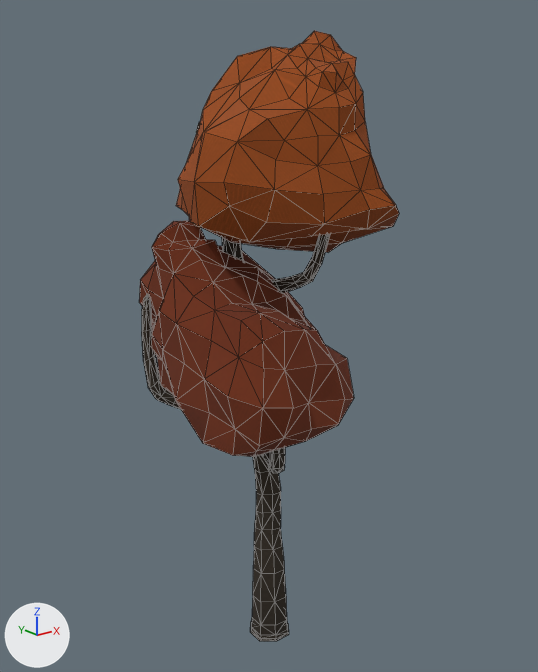
What one commit did to the glTF model public/assets/models/circuits/kits/autumn-tree.glb.
Before and after are seen from a 50 mm camera at (-6.05, -7.83, 8.05) aimed at (0.22, 0.01, 4.92). The axes (+X, +Y, +Z) are drawn at lower left. The lights are the same throughout. The older version comes first. Mesh edges are drawn as thin lines. Vertices at exactly the same position are counted once.

Objects in the first picture: 'autumn-tree-canopy-lobe-1', 'autumn-tree-canopy-lobe-2', 'autumn-tree-trunk-and-branches'.
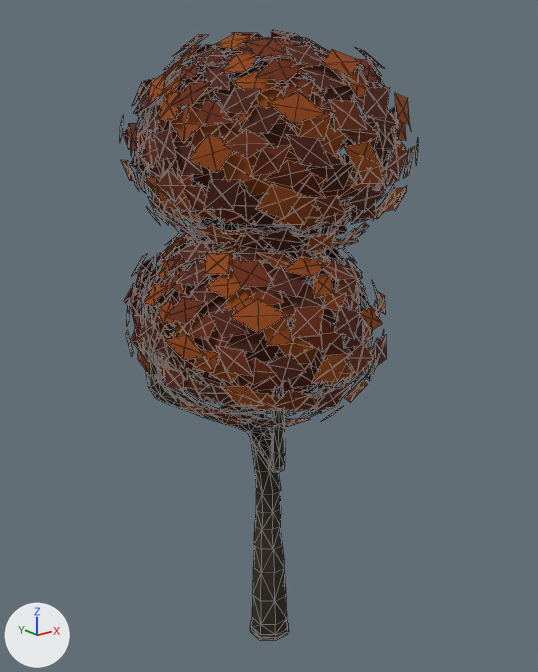
Pixel boxes (x1, y1, x2, y2) of what changed, in the pictures (538 x 672 px):
'autumn-tree-leaf-envelope-2', added (brown)
    after: (120, 30, 418, 256)
    faces in mat_round_two_autumn_tree_leaf_cluster_1: (121, 30, 418, 252)
    faces in mat_round_two_autumn_tree_leaf_cluster_2: (120, 36, 418, 256)
    faces in mat_round_two_autumn_tree_leaf_cluster_0: (123, 30, 411, 250)
'autumn-tree-leaf-envelope-1', added (brown)
    after: (124, 217, 387, 428)
    faces in mat_round_two_autumn_tree_leaf_cluster_0: (124, 224, 386, 425)
    faces in mat_round_two_autumn_tree_leaf_cluster_1: (131, 221, 384, 426)
    faces in mat_round_two_autumn_tree_leaf_cluster_2: (127, 217, 387, 428)
'autumn-tree-canopy-lobe-2', rescaled (mostly hidden afterwards)
    before: (176, 31, 399, 252)
    after: (198, 77, 359, 209)
'autumn-tree-canopy-lobe-1', rescaled (mostly hidden afterwards)
    before: (139, 221, 354, 457)
    after: (170, 258, 323, 406)

Patch to the scene script:
```diff
--- a/public/assets/models/circuits/kits/autumn-tree.glb.py
+++ b/public/assets/models/circuits/kits/autumn-tree.glb.py
@@ mat_round_two_autumn_tree_leaf_cluster_0 @@
+mat_round_two_autumn_tree_leaf_cluster_0 = bpy.data.materials.new('round-two-autumn-tree-leaf-cluster-0')
+# uses the picture img_round_two_autumn_tree_leaf_cluster_0_baked_surface
@@ mat_round_two_autumn_tree_leaf_cluster_2 @@
+mat_round_two_autumn_tree_leaf_cluster_2 = bpy.data.materials.new('round-two-autumn-tree-leaf-cluster-2')
+# uses the picture img_round_two_autumn_tree_leaf_cluster_2_baked_surface
@@ mat_round_two_autumn_tree_leaf_cluster_1 @@
+mat_round_two_autumn_tree_leaf_cluster_1 = bpy.data.materials.new('round-two-autumn-tree-leaf-cluster-1')
+# uses the picture img_round_two_autumn_tree_leaf_cluster_1_baked_surface
@@ me_cube_001 @@
-me_cube_001.from_pydata(...)  # 162 vertices, 320 faces; spans x -1.27..1.52, y -1.78..1.84, z 6.07..8.89
+me_cube_001.from_pydata(...)  # 162 vertices, 320 faces; spans x -0.87..1.15, y -1.27..1.36, z 6.6..8.36
+# me_cube_001 part 1: the whole mesh is scaled about its middle by (0.725, 0.725, 0.624), then moved by (0.01, 0.02, 0.0)
 me_cube_001.materials.append(mat_round_two_autumn_tree_leaves_1)
@@ me_cube_003 @@
-me_cube_003.from_pydata(...)  # 162 vertices, 320 faces; spans x -1.52..1.03, y -1.84..1.46, z 3.97..6.57
+me_cube_003.from_pydata(...)  # 162 vertices, 320 faces; spans x -1.16..0.69, y -1.37..1.02, z 4.46..6.08
+# me_cube_003 part 2: the whole mesh is scaled about its middle by (0.725, 0.725, 0.624), then moved by (0.01, 0.02, 0.0)
 me_cube_003.materials.append(mat_round_two_autumn_tree_leaves_0)
@@ ob_autumn_tree_leaf_envelope_2 @@
+ob_autumn_tree_leaf_envelope_2 = bpy.data.objects.new('autumn-tree-leaf-envelope-2', me_autumn_tree_broad_leaf_clusters_001)  # 2160 vertices, 2880 faces; spans x -1.55..1.8, y -2.11..2.19, z 6.02..8.93
+ob_autumn_tree_leaf_envelope_2.location = (0.0, 0.0, 0.0)
@@ ob_autumn_tree_leaf_envelope_1 @@
+ob_autumn_tree_leaf_envelope_1 = bpy.data.objects.new('autumn-tree-leaf-envelope-1', me_autumn_tree_broad_leaf_clusters)  # 2160 vertices, 2880 faces; spans x -1.8..1.33, y -2.19..1.8, z 3.92..6.61
+ob_autumn_tree_leaf_envelope_1.location = (0.0, 0.0, 0.0)
```
